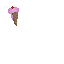
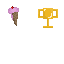
Layered file, before and after one edit (w=64, h=64). Changes by layer:
added group "Group 1" with 1 layers above "Item 1" over left=38, top=8, right=58, bottom=28
added layer "Trophy" in group "Group 1" over left=38, top=8, right=58, bottom=28
